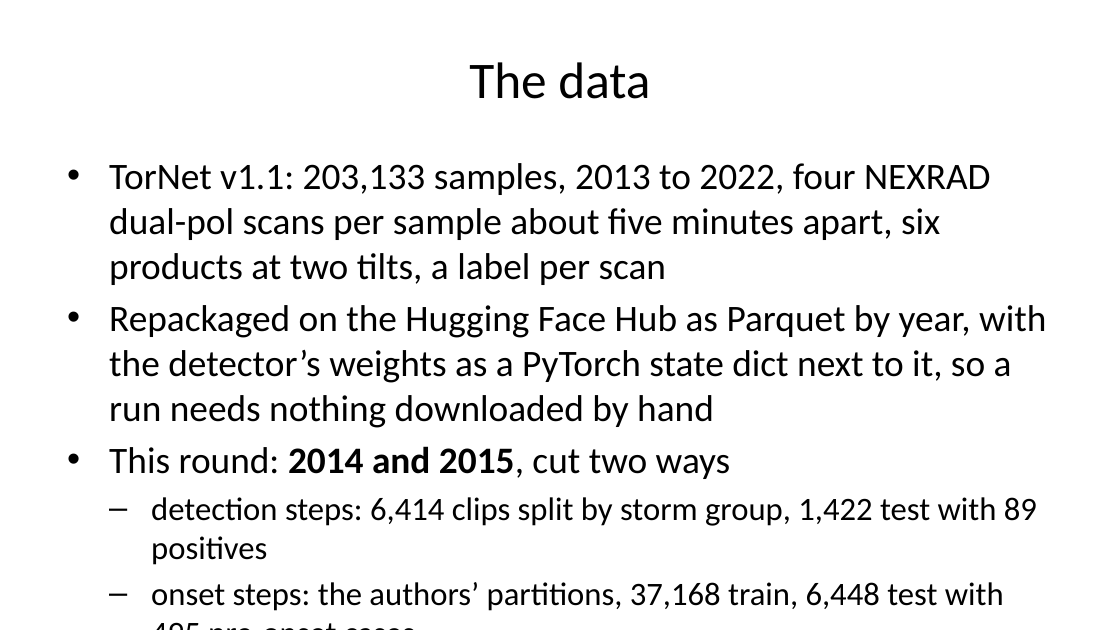
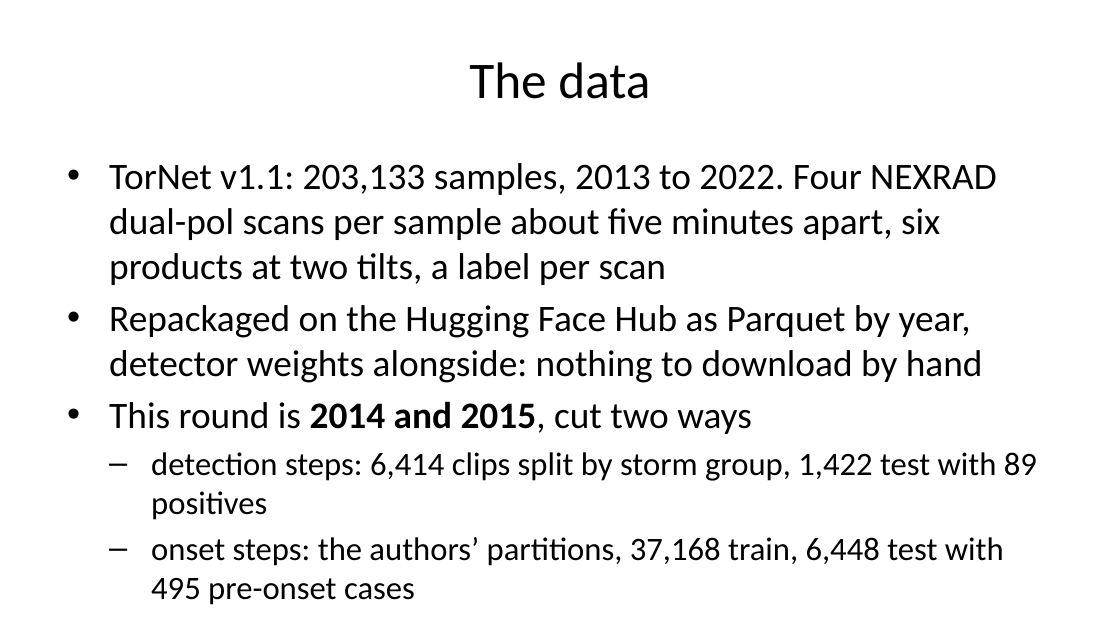
Before and after one commit to jakeryderv/tornado-onset, a slide deck: slide 5 of slides.pptx (slide 4 before the commit). Drawn at 1120x630 pixels with LibreOffice and Linux fonts; fonts in the diff are those of the drawing. Boxes give left, top, right and bottom in pixels: in the first picture for what was removed or moved away, otherwise in the second. Text is boxed around its words. In the diff, an @@ line names an element or a change of style, - is before the commit and + after.

```diff
--- a/slides.pptx
+++ b/slides.pptx
@@ text at [109,163,1037,566]: paragraph removed @@
-• Every model sees a scan exactly as the published detector does, so its weights drop in with no adapter
@@ text at [109,163,996,434]: text changed @@
-• TorNet v1.1: 203,133 samples, 2013 to 2022, four NEXRAD dual-pol scans per sample about five minutes apart, six products at two tilts, a label per scan
-• Repackaged on the Hugging Face Hub as Parquet by year, with the detector’s weights as a PyTorch state dict next to it, so a run needs nothing downloaded by hand
-• This round: 2014 and 2015, cut two ways
+• TorNet v1.1: 203,133 samples, 2013 to 2022. Four NEXRAD dual-pol scans per sample about five minutes apart, six products at two tilts, a label per scan
+• Repackaged on the Hugging Face Hub as Parquet by year, detector weights alongside: nothing to download by hand
+• This round is 2014 and 2015, cut two ways
```
Also in this commit, not shown: 11 other slides changed, 2 slides added, 1 other file.
